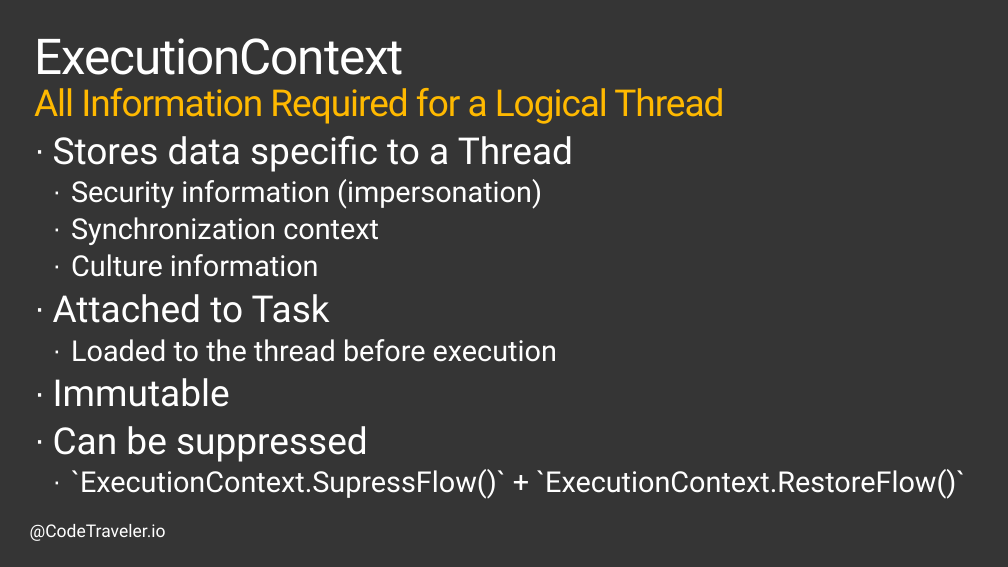
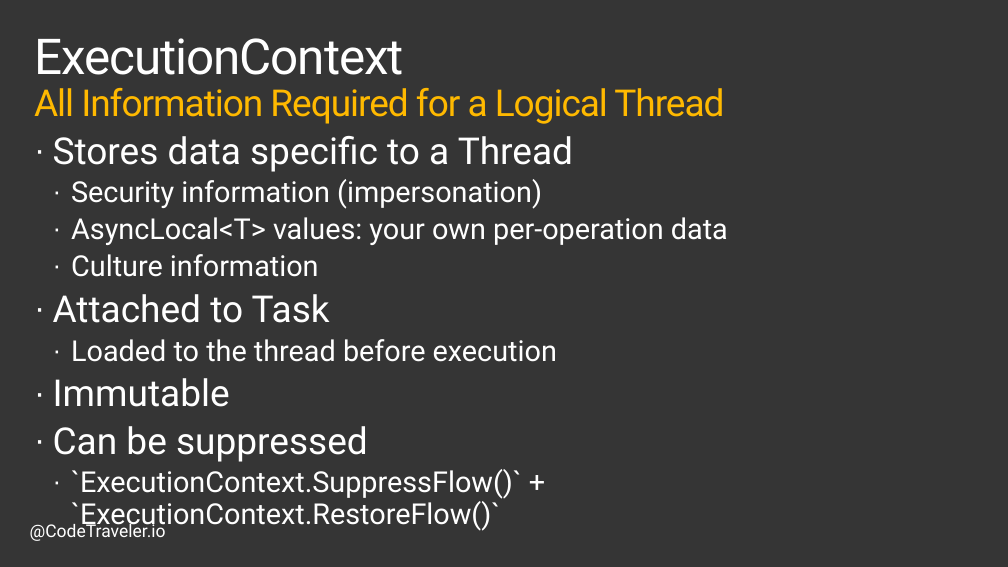
Before and after one commit to TheCodeTraveler/BecomeAnExpertWithAsyncAwait, a slide deck: slide 4 of 3. .NET Internals/Internals.pptx. Drawn at 1008x567 pixels with LibreOffice and Linux fonts; fonts in the diff are those of the drawing; background and template pictures are left out. Boxes give left, top, right and bottom in pixels: in the first picture for what was removed or moved away, otherwise in the second. Text is boxed around its words. In the diff, an @@ line names an element or a change of style, - is before the commit and + after.

```diff
--- a/3. .NET Internals/Internals.pptx
+++ b/3. .NET Internals/Internals.pptx
@@ text at [71,217,728,245]: text changed @@
-  · Synchronization context
+  · AsyncLocal<T> values: your own per-operation data
@@ text at [71,469,522,531]: text changed @@
-  · `ExecutionContext.SupressFlow()` + `ExecutionContext.RestoreFlow()`
+  · `ExecutionContext.SuppressFlow()` + `ExecutionContext.RestoreFlow()`
```
Also in this commit, not shown: 1 other slide changed, 5 slides added.
